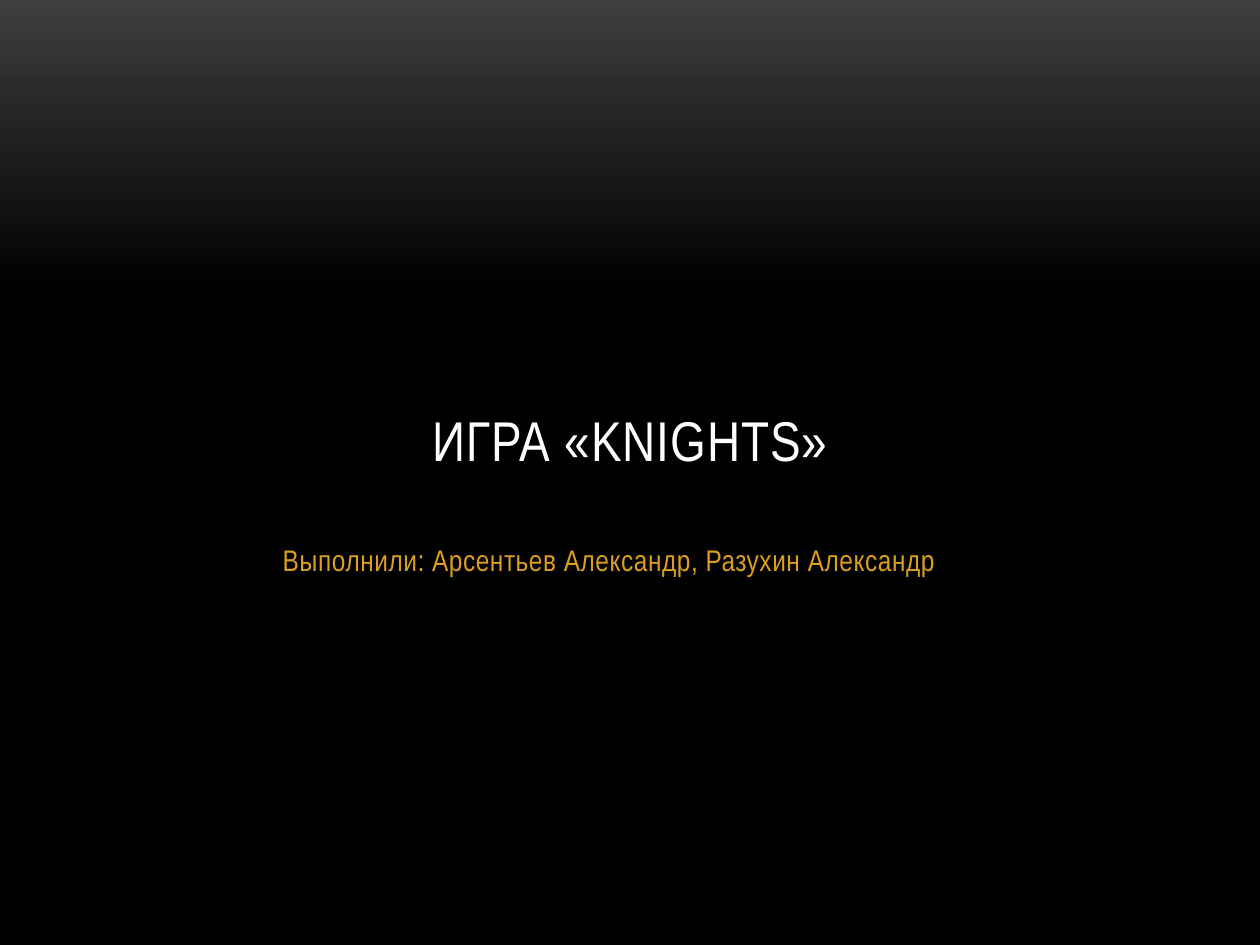
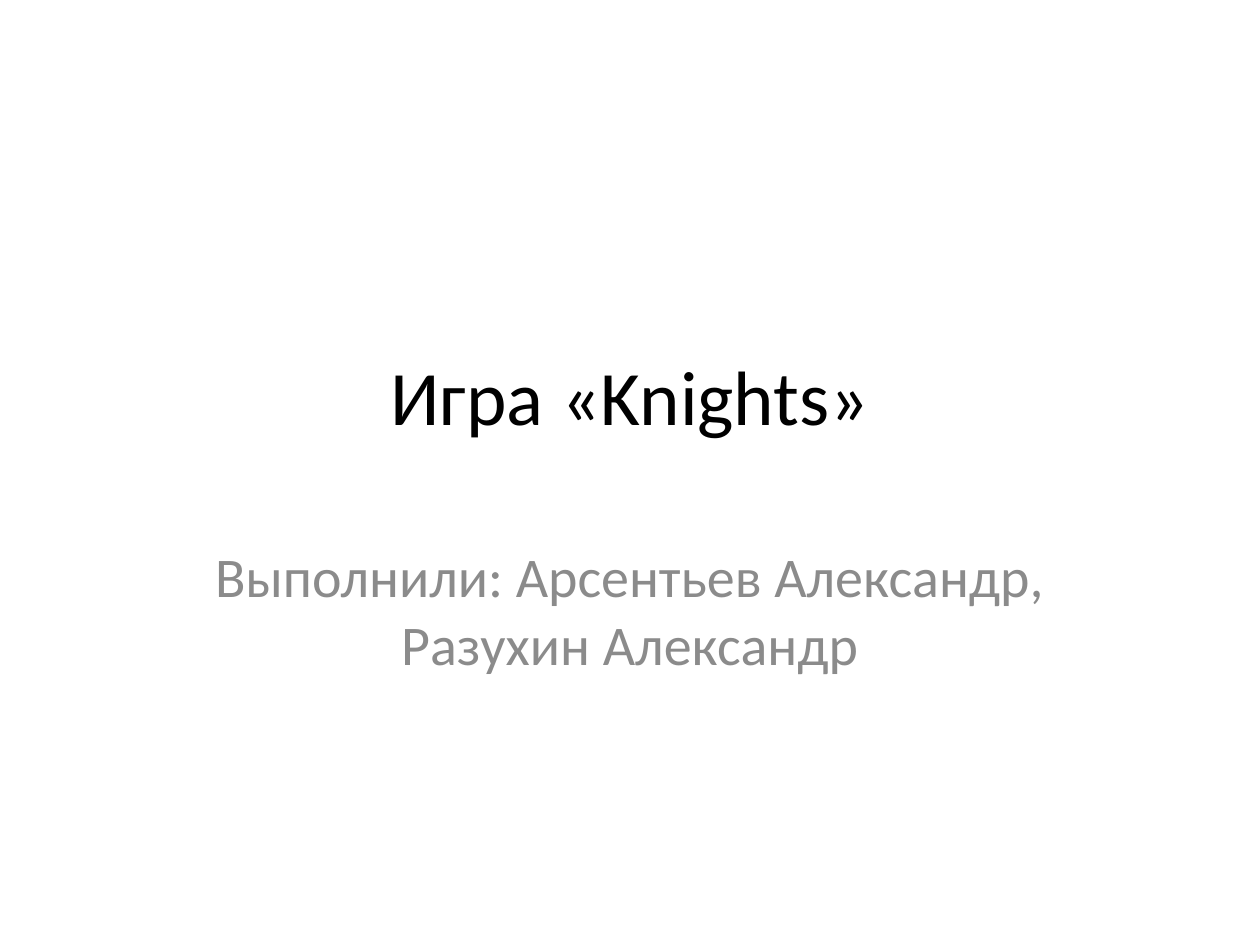
Before and after one commit to Alex-50/Arsentiev-Razukhin, a slide deck: slide 1 of Презентация.pptx. Drawn at 1260x945 pixels with LibreOffice and Linux fonts; fonts in the diff are those of the drawing; background and template pictures are left out. Boxes give left, top, right and bottom in pixels: in the first picture for what was removed or moved away, otherwise in the second. Text is boxed around its words. In the diff, an @@ line names an element or a change of style, - is before the commit and + after.

```diff
--- a/Презентация.pptx
+++ b/Презентация.pptx
@@ background gradient #3F3F3F to #000000 to #FFFFFF @@
@@ title "Игра «Knights»" at [391,371,869,439]: vertical alignment bottom to middle @@
@@ title at [391,371,869,439]: text changed; size 32 to 44 pt; font Arial Narrow to Calibri; text colour #FFFFFF to #000000 @@
-ИГРА «KNIGHTS»
+Игра «Knights»
@@ subtitle "Выполнили: Арсентьев Александр, Разухин Александр": place and size @@
-subtitle "Выполнили: Арсентьев Александр, Разухин Александр" at [283,550,935,577]
+subtitle "Выполнили: Арсентьев Александр, Разухин Александр" at [215,561,1043,674]
@@ subtitle "Выполнили: Арсентьев Александр, Разухин Александр" at [215,561,1043,674]: size 17 to 32 pt, font Arial Narrow to Calibri, text colour #DC9E1F to #8C8C8C, letter spacing 0.3 to 0 pt; less space between paragraphs @@
```
Also in this commit, not shown: 7 other slides changed, 3 slides removed.
